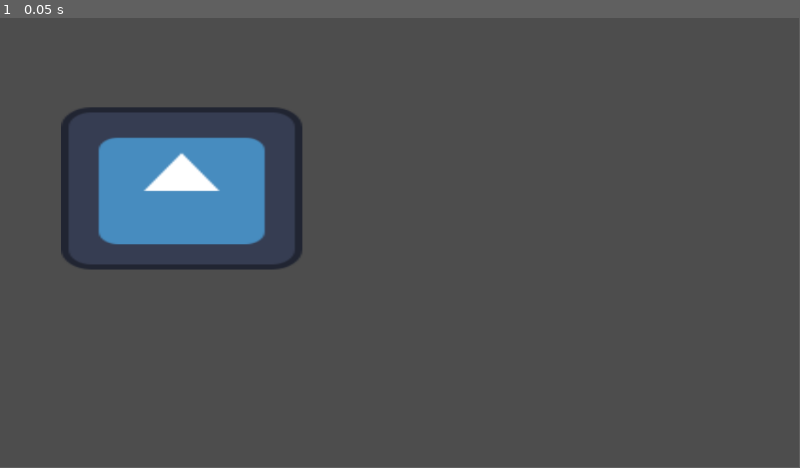
Above: before the commit, frame 1.
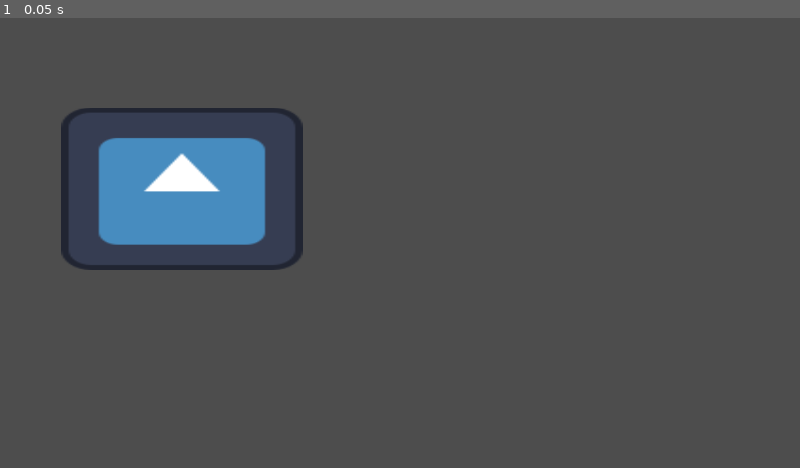
Above: after the commit, the same moment.

Repository: camilla1323/eksamen
Game: Godot game, scene res://node_2d.tscn
The game is run twice, just before and just after one commit, with the same random seed, the same clock (stepped at 60 frames per second) and the same inputs. Before the commit the project has no main scene; this scene is started directly in both runs. The engine's default icon, where the game draws it, is replaced by a stand-in: a white triangle on a blue panel in a dark square.
Inputs:
- Up to frame 1 (0.05 s): no input
In our replay, the window is 799x449 before the commit and 800x450 after it. These sizes can differ from the game's own. Grey fills any space a smaller window leaves; there, only what the larger window draws over its background counts as a difference.

The runs differ from the first frame. In frame 1, 0.2% of the frame differs, in the area x 11-38%, y 19-52%.

Commit message:
Oprættet scene til spil om former og tilføjet mappe der hedder "art"

Diff:
--- /dev/null
+++ b/former.tscn
@@ -0,0 +1,8 @@
+[gd_scene format=3 uid="uid://cnwtihubsajyw"]
+
+[node name="Former" type="Node"]
+
+[node name="ColorRect" type="ColorRect" parent="."]
+offset_right = 1170.0
+offset_bottom = 682.0
+color = Color(0.854902, 0.658824, 0.454902, 1)
--- a/project.godot
+++ b/project.godot
@@ -11,5 +11,10 @@
 [application]
 
 config/name="Eksamen"
+run/main_scene="res://node_2d.tscn"
 config/features=PackedStringArray("4.3", "Forward Plus")
 config/icon="res://icon.svg"
+
+[display]
+
+window/stretch/mode="canvas_items"
